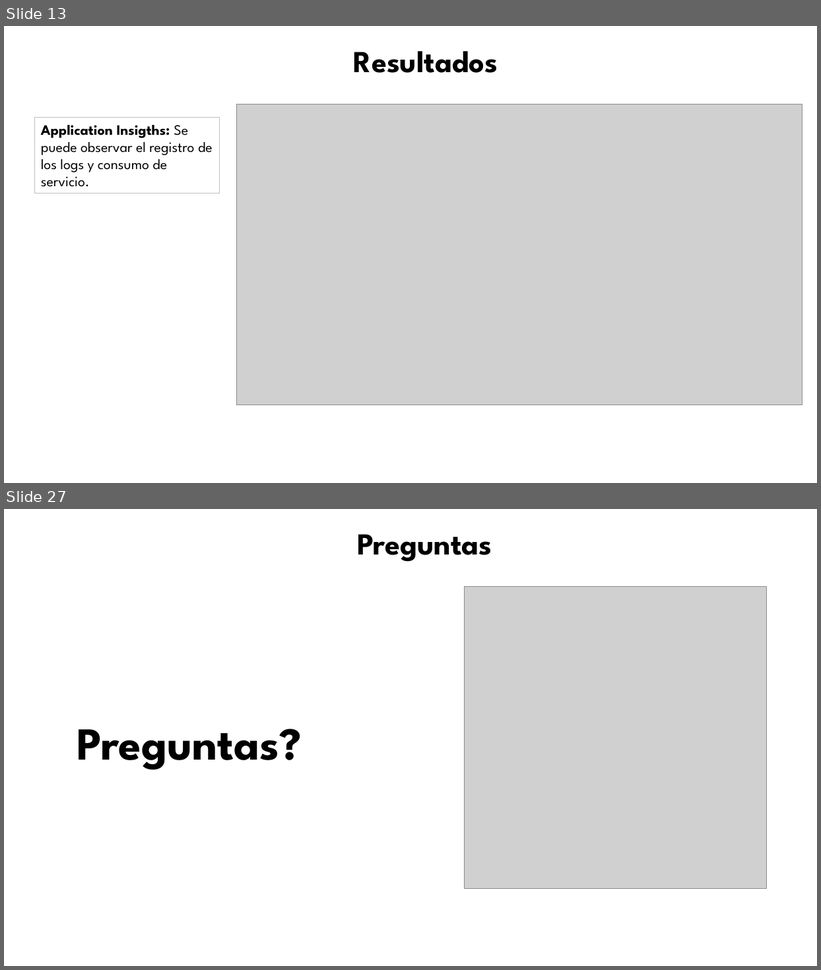
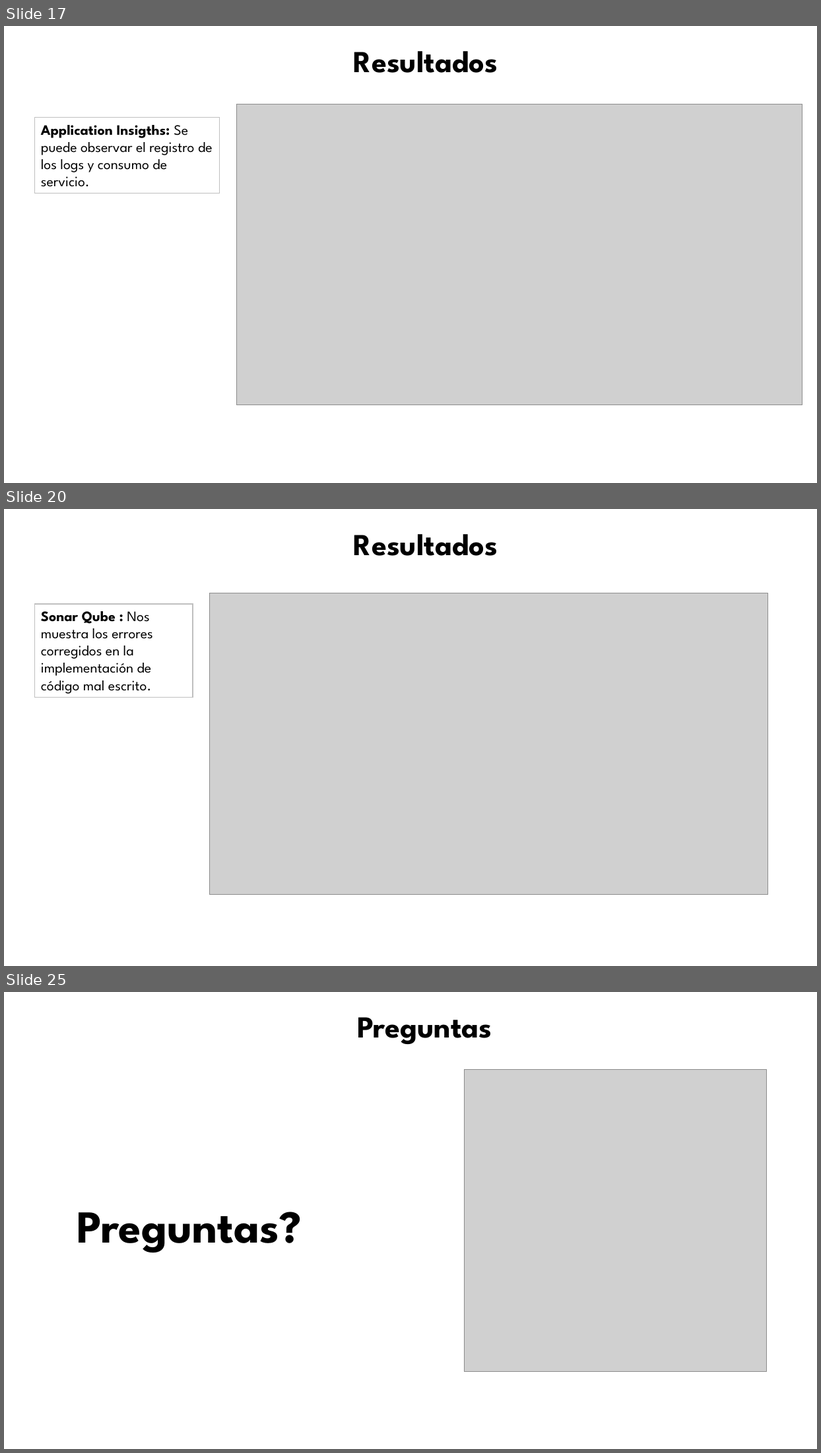
Before and after one commit to dach1996/ElectionSystem, a slide deck: Documents/Formatopresentacion UISRAEL.pptx. Shown one above the other, each under a label of ours: slides 13 and 27 before the commit, slides 17, 20 and 25 after it; the slides between them are not shown. The pictures are 821x970 and 821x1453 pixels, drawn with LibreOffice and Linux fonts; fonts in the diff are those of the drawing; grey boxes stand for pictures; background and template pictures are left out. Boxes give left, top, right and bottom in pixels: in the first picture for what was removed or moved away, otherwise in the second. Text is boxed around its words. In the diff, an @@ line names an element or a change of style, - is before the commit and + after.

```diff
--- a/Documents/Formatopresentacion UISRAEL.pptx
+++ b/Documents/Formatopresentacion UISRAEL.pptx
@@ slide 20 added at [4, 509, 817, 966], background #FFFFFF @@
@@ text added at [354, 534, 498, 556], 36 pt, text #000000, bold @@
+Resultados
@@ rectangle added at [35, 604, 193, 698], fill #FFFFFF, outline #BFBFBF 1 pt, 17 pt, text #000000 @@
+  Sonar Qube : Nos muestra los errores corregidos en la implementación de código mal escrito.
@@ picture added at [209, 593, 768, 895] @@
@@ what was slide 13 is now slide 17 @@
@@ what was slide 27 is now slide 25 @@
```
Also in this commit, not shown: 9 slides changed, 9 other slides added, 12 slides removed, 29 other files.
